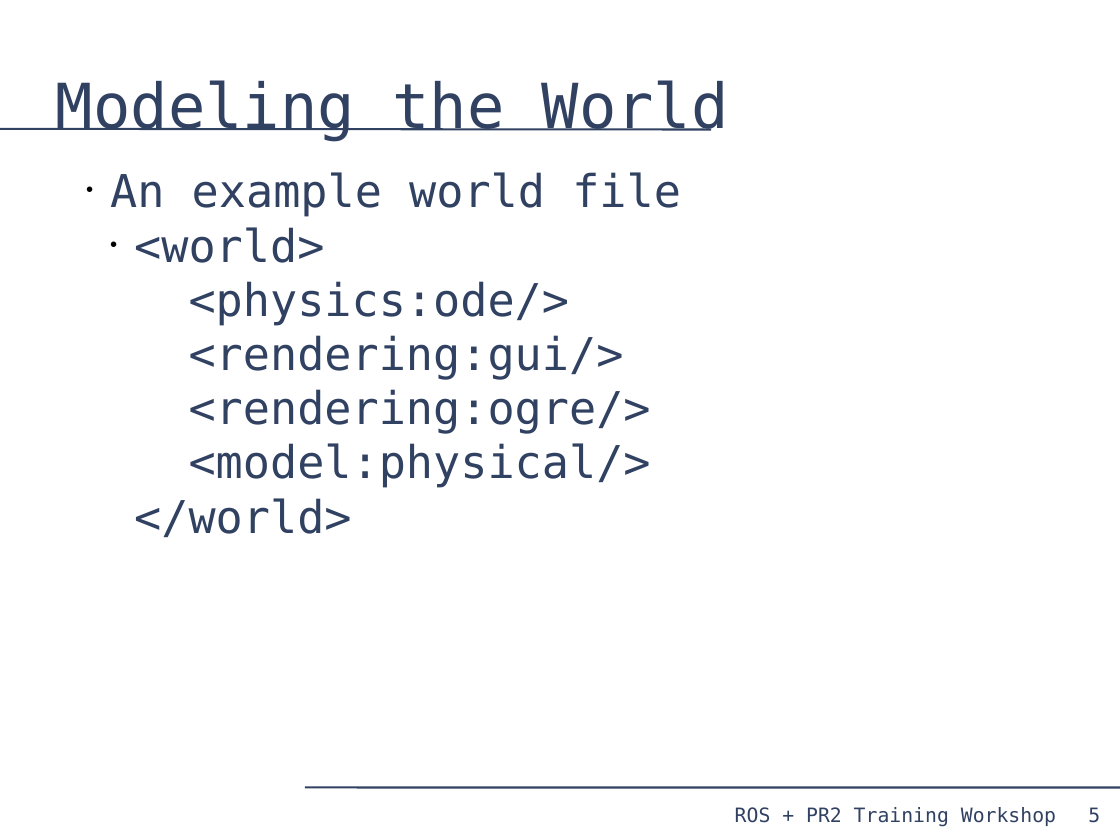
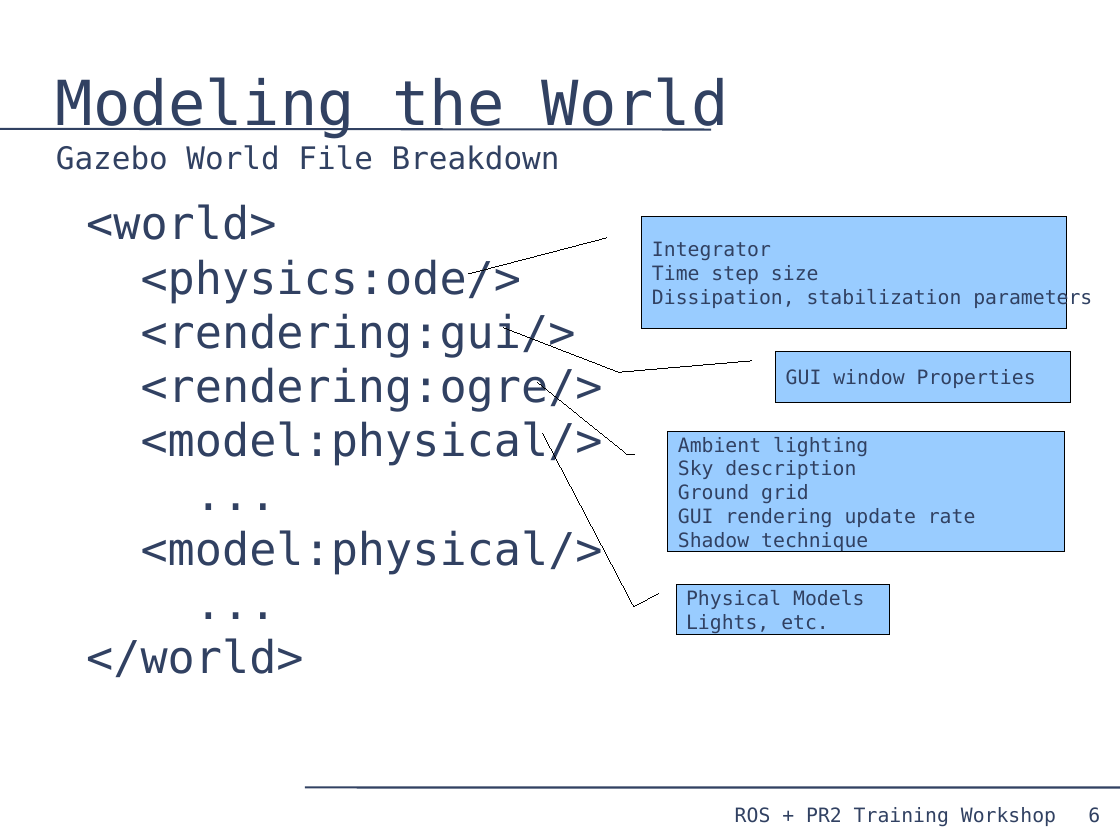
Before and after one commit to PR2/pr2_docs, a slide deck: slide 6 of pr2_training_workshop/simulation/simulation_training_workshop.odp (slide 5 before the commit). Drawn at 1120x840 pixels with LibreOffice and Linux fonts; fonts in the diff are those of the drawing. Boxes give left, top, right and bottom in pixels: in the first picture for what was removed or moved away, otherwise in the second. Text is boxed around its words. In the diff, an @@ line names an element or a change of style, - is before the commit and + after.

Commit message:
updates

```diff
--- a/pr2_training_workshop/simulation/simulation_training_workshop.odp
+++ b/pr2_training_workshop/simulation/simulation_training_workshop.odp
@@ title at bbox=[56, 77, 729, 170]: text changed; size 44 to 22 pt @@
-Modeling the World
+Modeling the World
+Gazebo World File Breakdown
@@ text at bbox=[86, 204, 603, 677]: text changed @@
-• An example world file
-  • <world>
-    <physics:ode/>
-    <rendering:gui/>
-    <rendering:ogre/>
-    <model:physical/>
-    </world>
+<world>
+<physics:ode/>
+<rendering:gui/>
+<rendering:ogre/>
+<model:physical/>
+...
+<model:physical/>
+...
+</world>
@@ border callout added at bbox=[642, 216, 1067, 328], fill #99CCFF, outline #000000 0 pt, 14 pt, text #314162 @@
+Integrator
+Time step size
+Dissipation, stabilization parameters
@@ border callout added at bbox=[776, 352, 1071, 402], fill #99CCFF, outline #000000 0 pt, 14 pt, text #314162 @@
+GUI window Properties
@@ border callout added at bbox=[668, 432, 1064, 552], fill #99CCFF, outline #000000 0 pt, 14 pt, text #314162 @@
+Ambient lighting
+Sky description
+Ground grid
+GUI rendering update rate
+Shadow technique
@@ border callout added at bbox=[677, 584, 890, 635], fill #99CCFF, outline #000000 0 pt, 14 pt, text #314162 @@
+Physical Models
+Lights, etc.
@@ page number at bbox=[1088, 807, 1100, 823]: text changed @@
-5
+6
```
Also in this commit, not shown: 17 other slides changed, 3 slides added.
